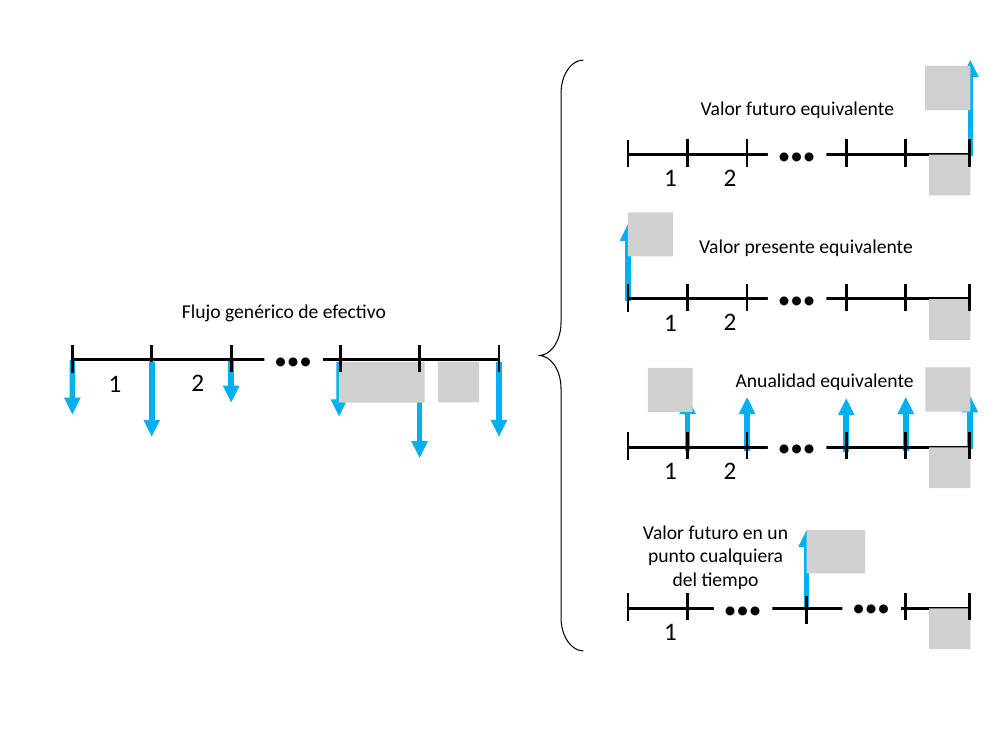
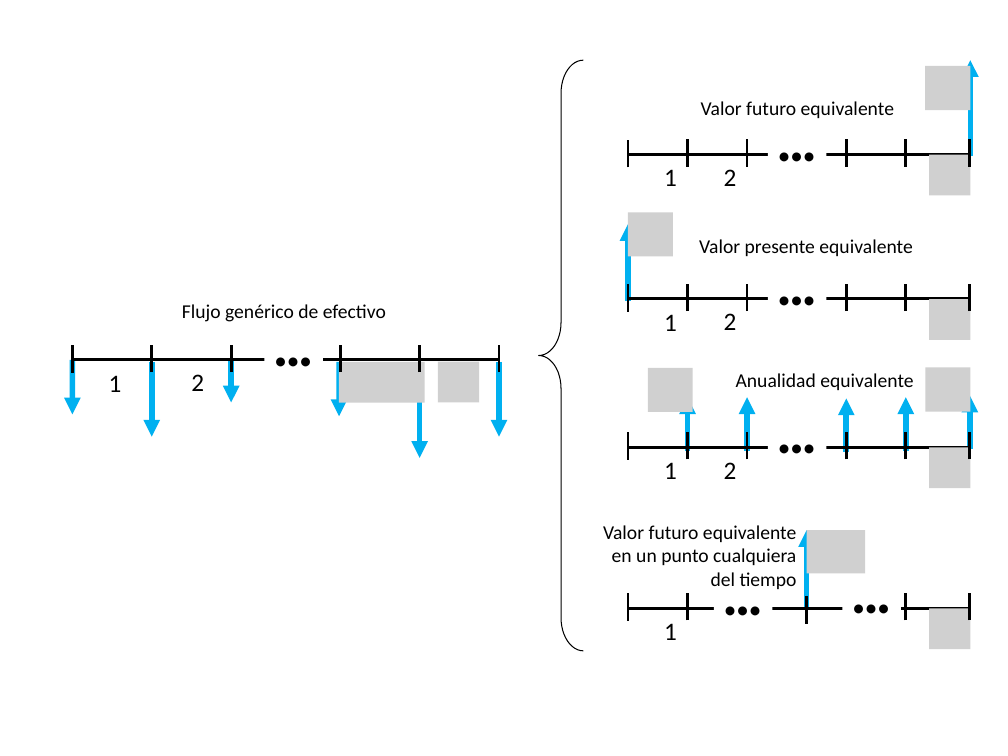
Before and after one commit to hagarciag/ingenieria-economica, a slide deck: slide 6 of images/graficas.pptx. Drawn at 1008x756 pixels with LibreOffice and Linux fonts; fonts in the diff are those of the drawing; grey boxes stand for pictures. Boxes give left, top, right and bottom in pixels: in the first picture for what was removed or moved away, otherwise in the second. Text is boxed around its words. In the diff, an @@ line names an element or a change of style, - is before the commit and + after.

```diff
--- a/images/graficas.pptx
+++ b/images/graficas.pptx
@@ text at (x1=603, y1=525, x2=797, y2=589): text changed @@
-Valor futuro en un punto cualquiera del tiempo
+Valor futuro equivalente en un punto cualquiera del tiempo
```
Also in this commit, not shown: 2 other files.
